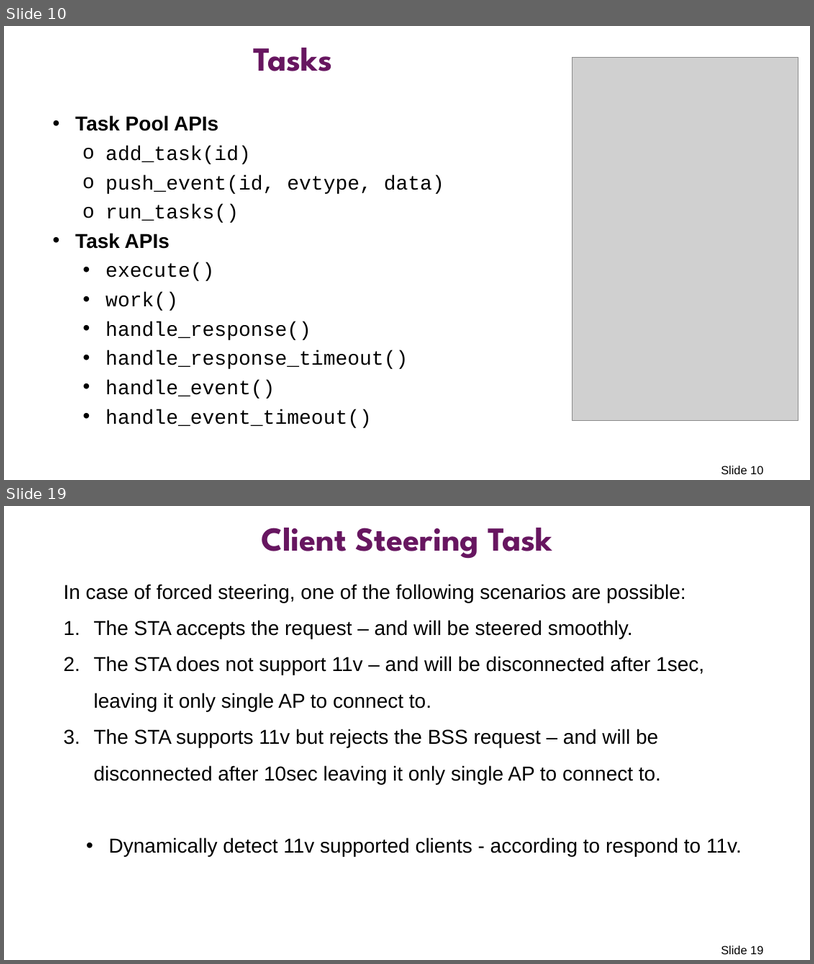
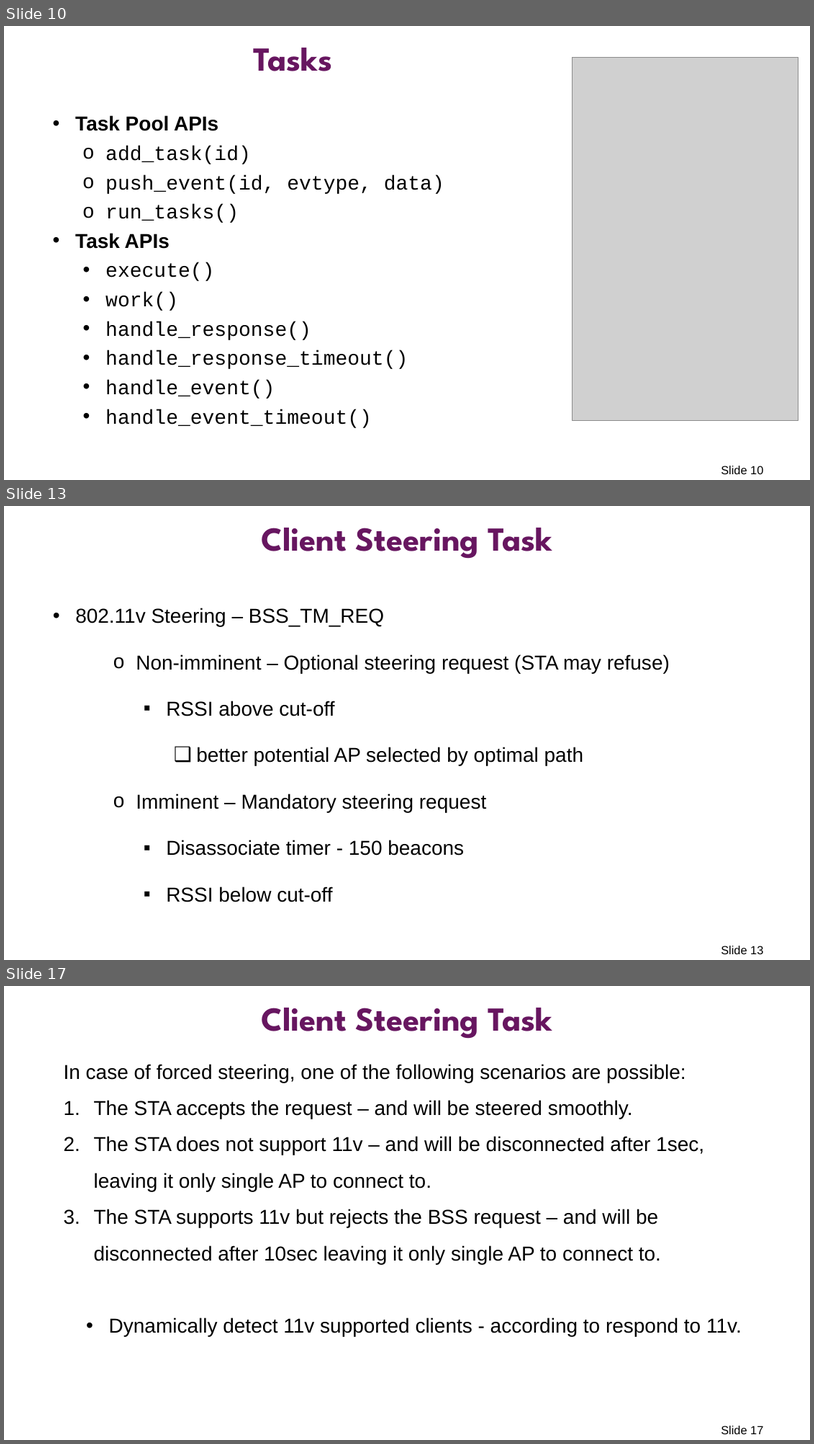
Before and after one commit to prplfoundation/prplMesh, a slide deck: documentation/prplMesh-infra-controller.pptx. Shown one above the other, each under a label of ours: slides 10 and 19 before the commit, slides 10, 13 and 17 after it; the slides between them are not shown. The pictures are 814x964 and 814x1444 pixels, drawn with LibreOffice and Linux fonts; fonts in the diff are those of the drawing; grey boxes stand for pictures. Boxes give left, top, right and bottom in pixels: in the first picture for what was removed or moved away, otherwise in the second. Text is boxed around its words. In the diff, an @@ line names an element or a change of style, - is before the commit and + after.

```diff
--- a/documentation/prplMesh-infra-controller.pptx
+++ b/documentation/prplMesh-infra-controller.pptx
@@ slide 13 added at box(4, 506, 810, 960), background #FFFFFF @@
@@ title added at box(261, 528, 553, 559), 40 pt, text #671660, bold @@
+Client Steering Task
@@ text added at box(75, 608, 670, 902), 24 pt, text #000000 @@
+• 802.11v Steering – BSS_TM_REQ
+    o Non-imminent – Optional steering request (STA may refuse)
+      ▪ RSSI above cut-off
+        ❑ better potential AP selected by optimal path
+    o Imminent – Mandatory steering request
+      ▪ Disassociate timer - 150 beacons
+      ▪ RSSI below cut-off
@@ page number added at box(721, 945, 764, 954), 14 pt, text #000000 @@
+Slide 13
@@ what was slide 19 is now slide 17 @@
@@ page number at box(721, 1425, 764, 1434): text changed @@
-Slide 19
+Slide 17
```
Also in this commit, not shown: 6 slides changed, 2 slides removed.
